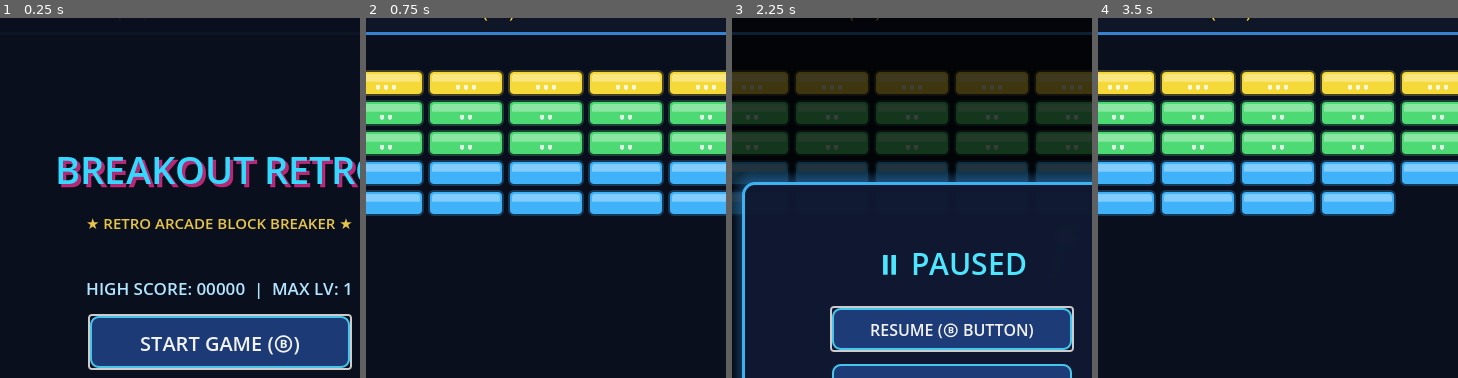
Above: before the commit, frames 1-4 (left to right).
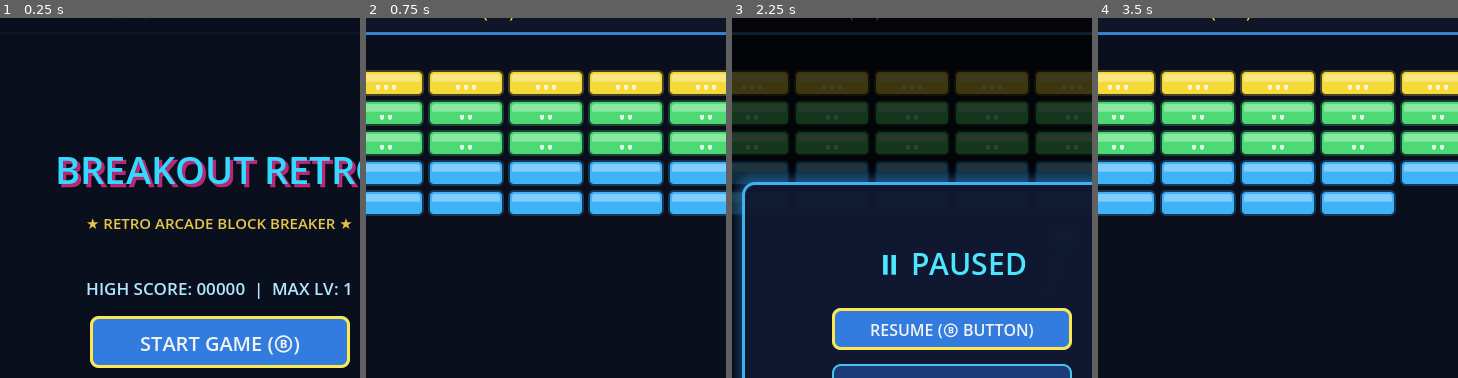
Above: after the commit, the same moments.

Repository: u1e2k/godot-test
Game: Godot game, scene res://scenes/Game.tscn
Two runs of this game, one before a commit and one after it. Both use one fixed random seed, a clock stepped at 60 frames per second and the inputs below.
Inputs:
- Up to frame 1 (0.25 s): no input
- Up to frame 2 (0.75 s): click "START GAME (Ⓑ)" at 0.5 s
- Up to frame 3 (2.25 s): click "LAUNCH (Ⓑ)" at 1.25 s; click "⏸" at 2 s
- Up to frame 4 (3.5 s): click "RESUME (Ⓑ BUTTON)" at 2.75 s
The pictures show only the part of the screen within x 19-69%, y 4-54%; the shares and areas given below are measured in that part.

The runs differ from the first frame. In frame 1, 11% of the frame differs, in the area x 24-98%, y 82-98%; in frame 2, nothing differs; in frame 3, 8.2%; in frame 4, nothing differs.

Commit message:
feat: implement GameUI controller for managing overlays, input, and game status displays

Diff:
--- a/scenes/UI.gd
+++ b/scenes/UI.gd
@@ -40,6 +40,9 @@
 var banner_tween: Tween = null
 var blink_time: float = 0.0
 
+var pause_buttons: Array[Button] = []
+var current_pause_idx: int = 0
+
 func _ready() -> void:
 	process_mode = Node.PROCESS_MODE_ALWAYS
 	message_overlay.visible = false
@@ -57,7 +60,45 @@
 
 	start_game_button.pressed.connect(_on_start_game_pressed)
 
-	start_game_button.grab_focus()
+	pause_buttons = [resume_button, restart_button, title_button]
+	_setup_button_focus_styles()
+
+func _setup_button_focus_styles() -> void:
+	var focus_style = StyleBoxFlat.new()
+	focus_style.bg_color = Color(0.2, 0.5, 0.9, 0.95)
+	focus_style.border_width_left = 3
+	focus_style.border_width_top = 3
+	focus_style.border_width_right = 3
+	focus_style.border_width_bottom = 3
+	focus_style.border_color = Color(1.0, 0.9, 0.3, 1.0) # 黄色ネオンフォーカス枠
+	focus_style.corner_radius_top_left = 8
+	focus_style.corner_radius_top_right = 8
+	focus_style.corner_radius_bottom_left = 8
+	focus_style.corner_radius_bottom_right = 8
+
+	var focus_style_danger = StyleBoxFlat.new()
+	focus_style_danger.bg_color = Color(0.6, 0.2, 0.25, 0.95)
+	focus_style_danger.border_width_left = 3
+	focus_style_danger.border_width_top = 3
+	focus_style_danger.border_width_right = 3
+	focus_style_danger.border_width_bottom = 3
+	focus_style_danger.border_color = Color(1.0, 0.9, 0.3, 1.0)
+	focus_style_danger.corner_radius_top_left = 8
+	focus_style_danger.corner_radius_top_right = 8
+	focus_style_danger.corner_radius_bottom_left = 8
+	focus_style_danger.corner_radius_bottom_right = 8
+
+	resume_button.add_theme_stylebox_override("focus", focus_style)
+	resume_button.add_theme_stylebox_override("hover", focus_style)
+	restart_button.add_theme_stylebox_override("focus", focus_style)
+	restart_button.add_theme_stylebox_override("hover", focus_style)
+	title_button.add_theme_stylebox_override("focus", focus_style_danger)
+	title_button.add_theme_stylebox_override("hover", focus_style_danger)
+
+	start_game_button.add_theme_stylebox_override("focus", focus_style)
+	start_game_button.add_theme_stylebox_override("hover", focus_style)
+	action_button.add_theme_stylebox_override("focus", focus_style)
+	action_button.add_theme_stylebox_override("hover", focus_style)
 
 func _process(delta: float) -> void:
 	if title_screen.visible and blink_prompt:
@@ -77,11 +118,16 @@
 
 func show_pause_menu() -> void:
 	pause_overlay.visible = true
-	resume_button.grab_focus()
+	current_pause_idx = 0
+	_update_pause_focus()
 	set_launch_guide_visible(false)
 
 func hide_pause_menu() -> void:
 	pause_overlay.visible = false
+
+func _update_pause_focus() -> void:
+	current_pause_idx = clamp(current_pause_idx, 0, pause_buttons.size() - 1)
+	pause_buttons[current_pause_idx].grab_focus()
 
 func show_powerup_banner(banner_text: String, color: Color) -> void:
 	if banner_tween:
@@ -113,17 +159,76 @@
 
 func _unhandled_input(event: InputEvent) -> void:
 	if title_screen.visible:
-		if event.is_action_pressed("launch_ball") or event.is_action_pressed("restart_game"):
+		if _is_confirm_event(event):
 			_on_start_game_pressed()
 			get_viewport().set_input_as_handled()
+
 	elif pause_overlay.visible:
 		if event.is_action_pressed("pause_game"):
 			_on_resume_button_pressed()
 			get_viewport().set_input_as_handled()
+		elif _is_up_event(event):
+			current_pause_idx = (current_pause_idx - 1 + pause_buttons.size()) % pause_buttons.size()
+			_update_pause_focus()
+			get_viewport().set_input_as_handled()
+		elif _is_down_event(event):
+			current_pause_idx = (current_pause_idx + 1) % pause_buttons.size()
+			_update_pause_focus()
+			get_viewport().set_input_as_handled()
+		elif _is_confirm_event(event):
+			# 現在フォーカスされているボタンを実行
+			if current_pause_idx == 0:
+				_on_resume_button_pressed()
+			elif current_pause_idx == 1:
+				_on_restart_button_pressed()
+			elif current_pause_idx == 2:
+				_on_title_button_pressed()
+			get_viewport().set_input_as_handled()
+
 	elif message_overlay.visible:
-		if event.is_action_pressed("launch_ball") or event.is_action_pressed("restart_game"):
+		if _is_confirm_event(event):
 			_on_action_button_pressed()
 			get_viewport().set_input_as_handled()
+
+func _is_confirm_event(event: InputEvent) -> bool:
+	if not event.is_pressed() or event.is_echo():
+		return false
+	if event.is_action("launch_ball") or event.is_action("restart_game") or event.is_action("ui_accept"):
+		return true
+	if event is InputEventJoypadButton:
+		# Aボタン (0), Bボタン (1), Xボタン (2), Yボタン (3)
+		if event.button_index in [JOY_BUTTON_A, JOY_BUTTON_B, JOY_BUTTON_X, JOY_BUTTON_Y]:
+			return true
+	if event is InputEventKey:
+		if event.keycode in [KEY_SPACE, KEY_ENTER, KEY_KP_ENTER, KEY_Z, KEY_X, KEY_C]:
+			return true
+	return false
+
+func _is_up_event(event: InputEvent) -> bool:
+	if not event.is_pressed() or event.is_echo():
+		return false
+	if event.is_action("ui_up"):
+		return true
+	if event is InputEventJoypadButton and event.button_index == JOY_BUTTON_DPAD_UP:
+		return true
+	if event is InputEventJoypadMotion and event.axis == JOY_AXIS_LEFT_Y and event.axis_value < -0.5:
+		return true
+	if event is InputEventKey and (event.keycode == KEY_UP or event.keycode == KEY_W):
+		return true
+	return false
+
+func _is_down_event(event: InputEvent) -> bool:
+	if not event.is_pressed() or event.is_echo():
+		return false
+	if event.is_action("ui_down"):
+		return true
+	if event is InputEventJoypadButton and event.button_index == JOY_BUTTON_DPAD_DOWN:
+		return true
+	if event is InputEventJoypadMotion and event.axis == JOY_AXIS_LEFT_Y and event.axis_value > 0.5:
+		return true
+	if event is InputEventKey and (event.keycode == KEY_DOWN or event.keycode == KEY_S):
+		return true
+	return false
 
 func update_score(score: int, high_score: int) -> void:
 	score_label.text = "SCORE: %05d" % score
@@ -153,8 +258,8 @@
 	is_stage_cleared = false
 	message_title.text = "GAME OVER"
 	message_title.add_theme_color_override("font_color", Color(1, 0.25, 0.25))
-	message_subtitle.text = "FINAL SCORE: %d" % final_score
-	action_button.text = "RETRY (Ⓑ)"
+	message_subtitle.text = "FINAL SCORE: %d\n\n【 Ⓑ / Ⓐ ボタン または タップでリトライ 】" % final_score
+	action_button.text = "RETRY (Ⓑ / Ⓐ)"
 	message_overlay.visible = true
 	action_button.grab_focus()
 	set_launch_guide_visible(false)
@@ -164,8 +269,8 @@
 	is_game_over = false
 	message_title.text = "STAGE %d CLEAR!" % stage
 	message_title.add_theme_color_override("font_color", Color(0.3, 1, 0.5))
-	message_subtitle.text = "STAGE BONUS: +%d PTS" % bonus_score
-	action_button.text = "NEXT STAGE (Ⓑ)"
+	message_subtitle.text = "STAGE BONUS: +%d PTS\n\n【 Ⓑ / Ⓐ ボタン または タップで次へ 】" % bonus_score
+	action_button.text = "NEXT STAGE (Ⓑ / Ⓐ)"
 	message_overlay.visible = true
 	action_button.grab_focus()
 	set_launch_guide_visible(false)
@@ -181,13 +286,17 @@
 	pause_pressed.emit()
 
 func _on_resume_button_pressed() -> void:
+	hide_pause_menu()
 	resume_pressed.emit()
 
 func _on_restart_button_pressed() -> void:
+	hide_pause_menu()
 	restart_pressed.emit()
 
 func _on_title_button_pressed() -> void:
+	hide_pause_menu()
 	title_pressed.emit()
 
 func _on_start_game_pressed() -> void:
+	hide_title_screen()
 	start_game_pressed.emit()
